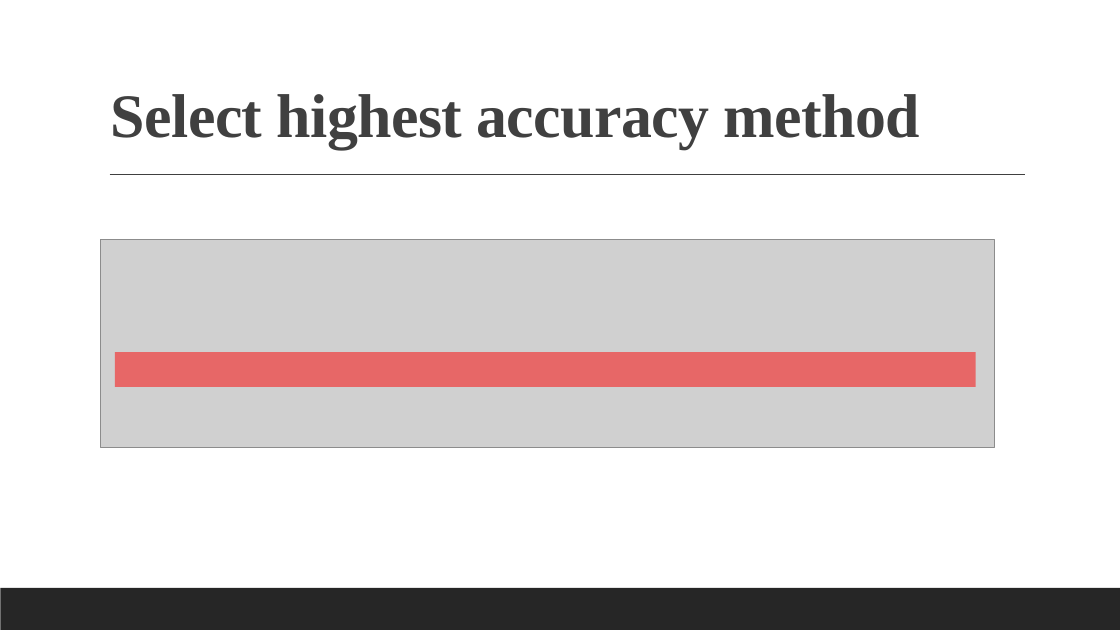
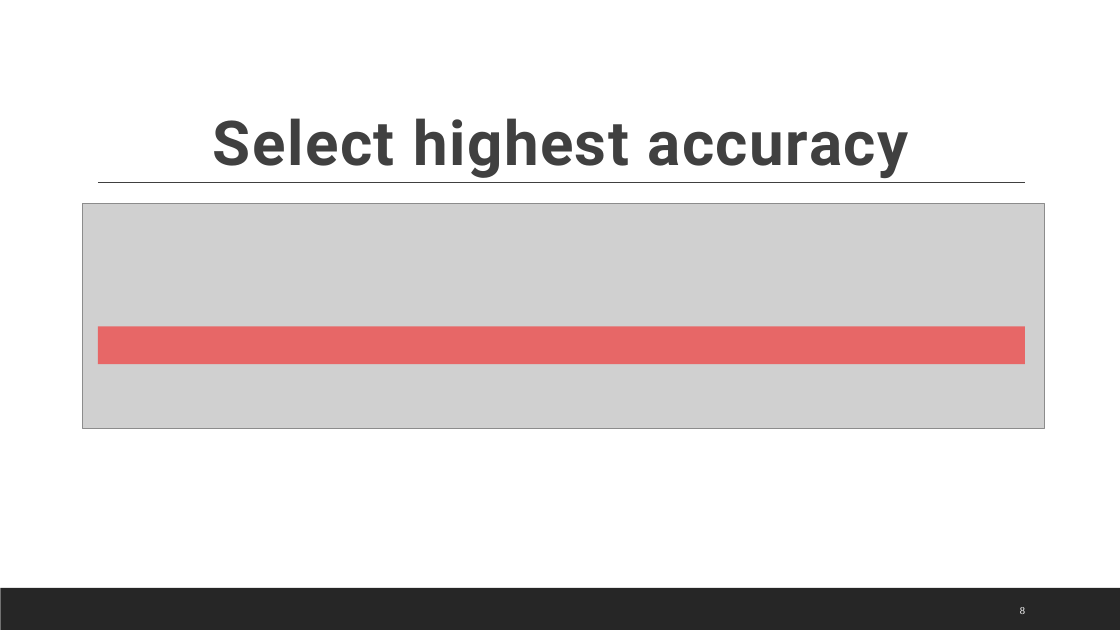
Before and after one commit to minired2154/data-mining-repo, a slide deck: slide 8 of report.pptx (slide 18 before the commit). Drawn at 1120x630 pixels with LibreOffice and Linux fonts; fonts in the diff are those of the drawing; grey boxes stand for pictures. Boxes give left, top, right and bottom in pixels: in the first picture for what was removed or moved away, otherwise in the second. Text is boxed around its words. In the diff, an @@ line names an element or a change of style, - is before the commit and + after.

```diff
--- a/report.pptx
+++ b/report.pptx
@@ title at [213,118,909,178]: text changed; font Times New Roman to Roboto @@
-Select highest accuracy method
+Select highest accuracy
@@ picture: place and size @@
-picture at [101,239,995,448]
+picture at [82,203,1045,428]
@@ line moved from (110, 175) - (1026, 175) to (98, 182) - (1025, 182) @@
@@ rectangle: place and size @@
-rectangle at [115,352,976,386]
+rectangle at [98,327,1025,365]
@@ page number added at [1020,607,1025,614], 9 pt, text #FFFFFF @@
+8
```
Also in this commit, not shown: 7 other slides changed, 4 slides added, 11 slides removed, 1 other file.
